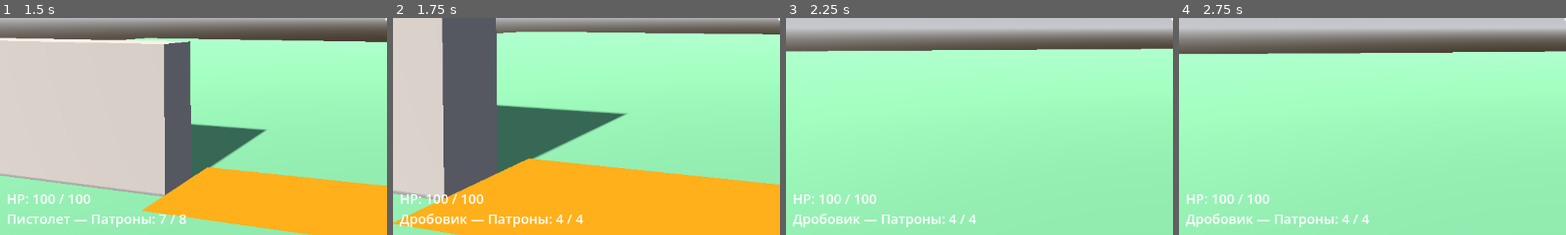
Above: before the commit, frames 1-4 (left to right).
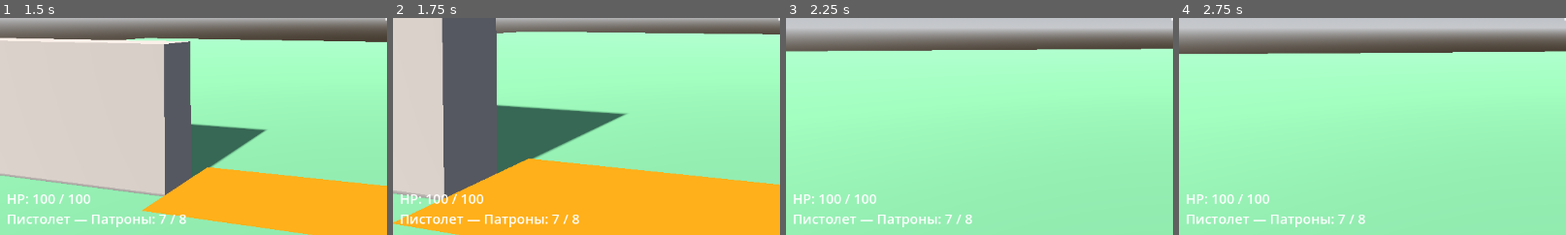
Above: after the commit, the same moments.

Repository: kem4ikkk/ubeziche
Game: Godot game, scene res://scenes/main.tscn
The game is run twice, just before and just after one commit, with the same random seed, the same clock (stepped at 60 frames per second) and the same inputs.
Inputs (mouse positions are % of the whole screen's width and height, from its top left):
- Up to frame 1 (1.5 s): tap Enter at 0.5 s; move the mouse to (55, 50) at 0.52 s; hold W from 0.53 s (still down); tap J at 0.6 s; click (55, 50) at 0.67 s; tap Space at 0.77 s; tap 1 at 0.8, 1.35 s; move the mouse to (45, 50) at 1.27 s
- Up to frame 2 (1.75 s): keep holding W; tap Space at 1.52 s; tap 2 at 1.55 s
- Up to frame 3 (2.25 s): keep holding W; move the mouse to (52, 48) at 2.02 s; tap 2 at 2.1 s
- Up to frame 4 (2.75 s): keep holding W; tap H at 2.3 s
The pictures show only the part of the screen within x 0-50%, y 50-100%; the shares and areas given below are measured in that part.

Frame 1 is identical in both runs. In frame 2, 1.2% of the frame differs, in the area x 1-50%, y 90-97%; in frame 3, 1.0%; in frame 4, 1.0%.

Commit message:
Деньги тратятся на оружие; в начале игры только пистолет (развитие 4.7.2)
В начале у игрока куплен только пистолет (player.gd: _owned стартует с
индексом 0). Каждое оружие получило цену (weapons[*].price: пистолет 0,
дробовик 50). Переключение на некупленное оружие (switch_weapon)
отклоняется; добавлены buy_weapon(index) — тратит деньги, помечает
купленным и сразу делает активным — и owns_weapon(index).

В мастерской добавлена клавиша J «купить оружие» (workshop.gd: buy_weapon
-> player.buy_weapon); подсказка верстака показывает название и цену
оружия (или «куплено»).

Авто-тест (debug_capture.gd): до покупки переключение на дробовик
отклоняется (остаётся пистолет), затем покупка за 50$ (60->10$) делает
дробовик активным, он стреляет (4/5), деньги списываются.

Co-Authored-By: Claude Opus 4.8 <noreply@anthropic.com>

Diff:
--- a/scripts/debug_capture.gd
+++ b/scripts/debug_capture.gd
@@ -73,14 +73,26 @@
 		await get_tree().create_timer(player.reload_time + 0.2).timeout
 		print("  player_ammo после перезарядки: ", player.current_ammo, " / ", player.magazine_size)
 
-	# 4.6) Виды оружия (Этап 4.6.2): переключаемся на дробовик и проверяем
-	# его параметры/обойму, затем возвращаемся на пистолет.
+	# 4.6) Виды оружия + покупка (Этап 4.6.2 / 4.7.2): в начале только пистолет.
+	# Сначала пробуем переключиться на дробовик БЕЗ покупки (должно отказать),
+	# затем покупаем его за деньги в мастерской и проверяем стрельбу.
 	if is_instance_valid(player) and player.has_method("switch_weapon"):
-		print("CLAUDE: переключаюсь на дробовик")
+		print("CLAUDE: пробую переключиться на дробовик ДО покупки")
 		player.switch_weapon(1)
-		print("  оружие: ", player.weapons[player.current_weapon_index].name,
-				", урон: ", player.damage, ", обойма: ", player.current_ammo, " / ", player.magazine_size,
-				", дальность: ", player.shoot_range)
+		print("  текущее оружие (ожидается Пистолет): ", player.weapons[player.current_weapon_index].name)
+		print("CLAUDE: покупаю дробовик в мастерской")
+		InventorySystem.add_money(60)  # в тесте денег к этому моменту мало — добавим
+		var workshop_w := get_tree().get_first_node_in_group("workshop")
+		var money_before_w := InventorySystem.get_money()
+		var bought_weapon := false
+		if workshop_w != null:
+			bought_weapon = workshop_w.buy_weapon()
+		else:
+			bought_weapon = player.buy_weapon(1)
+		print("  покупка дробовика: ", bought_weapon, " | деньги ", money_before_w, " → ",
+				InventorySystem.get_money(), "$ | оружие сейчас: ", player.weapons[player.current_weapon_index].name)
+		print("  параметры: урон ", player.damage, ", обойма ", player.current_ammo, " / ", player.magazine_size,
+				", дальность ", player.shoot_range)
 		print("CLAUDE: выстрел из дробовика")
 		player.shoot()
 		await get_tree().create_timer(0.1).timeout
@@ -120,7 +132,7 @@
 	# за убийство зомби, в мастерской их тратим. Методы дёргаем напрямую
 	# (в прогоне реальный ввод и зоны не работают).
 	print("CLAUDE: проверяю двойную экономику и мастерскую (4.7.2 / 4.7.3)")
-	print("  деньги после убийств зомби: ", InventorySystem.get_money(), "$")
+	print("  текущий баланс денег: ", InventorySystem.get_money(), "$")
 	var workshop := get_tree().get_first_node_in_group("workshop")
 	if workshop != null:
 		# Крафт стены из ресурсов (даём дерево, чтобы точно хватило).
--- a/scripts/player.gd
+++ b/scripts/player.gd
@@ -8,10 +8,10 @@
 ##   ЛКМ   — выстрел (если курсор захвачен) / захватить курсор
 ##   R     — перезарядка оружия
 ##   F     — отремонтировать ближайшую постройку (1 дерево → +15 HP)
-##   1/2   — переключить оружие (пистолет / дробовик)
+##   1/2   — переключить оружие (только купленное; в начале есть лишь пистолет)
 ##   Esc   — отпустить курсор
-## Крафт и магазин (клавиши C / G / H) теперь работают только рядом с
-## мастерской — см. scripts/workshop.gd (Этап 4.7.3).
+## Крафт и магазин (клавиши C / G / H / J) теперь работают только рядом с
+## мастерской — см. scripts/workshop.gd (Этап 4.7.3). Оружие покупается там же.
 
 signal ammo_changed(current: int, magazine: int)
 signal weapon_changed(weapon_name: String)
@@ -24,11 +24,14 @@
 # Виды оружия (Этап 4.6.2): пистолет — сбалансирован, дробовик — несколько
 # пуль с разбросом, больше урона вблизи, но короче дальность и меньше обойма.
 var weapons: Array[Dictionary] = [
-	{"name": "Пистолет", "damage": 10.0, "magazine_size": 8, "reload_time": 1.5, "range": 100.0, "pellets": 1, "spread": 0.0},
-	{"name": "Дробовик", "damage": 6.0, "magazine_size": 4, "reload_time": 2.2, "range": 20.0, "pellets": 5, "spread": 0.05},
+	{"name": "Пистолет", "damage": 10.0, "magazine_size": 8, "reload_time": 1.5, "range": 100.0, "pellets": 1, "spread": 0.0, "price": 0},
+	{"name": "Дробовик", "damage": 6.0, "magazine_size": 4, "reload_time": 2.2, "range": 20.0, "pellets": 5, "spread": 0.05, "price": 50},
 ]
 var current_weapon_index: int = 0
 var _ammo_in_weapon: Array[int] = []
+# Какое оружие уже куплено (Этап 4.7.2: деньги тратятся на оружие).
+# В начале игры у игрока только пистолет (индекс 0), остальное — за деньги.
+var _owned: Array[bool] = []
 
 # Текущее оружие (заполняется из weapons при инициализации/переключении)
 @export var damage: float = 10.0          # урон за выстрел (за пулю)
@@ -66,8 +69,10 @@
 	health.died.connect(_on_died)
 
 	# Инициализация оружия (Этап 4.6.2): у каждого оружия своя обойма.
-	for weapon in weapons:
-		_ammo_in_weapon.append(int(weapon.magazine_size))
+	# Стартует только пистолет (индекс 0), остальное покупается за деньги.
+	for i in weapons.size():
+		_ammo_in_weapon.append(int(weapons[i].magazine_size))
+		_owned.append(i == 0)
 	_apply_weapon(current_weapon_index)
 
 	ammo_changed.emit(current_ammo, magazine_size)
@@ -222,12 +227,38 @@
 	if _reloading:
 		print("CLAUDE: нельзя переключить оружие во время перезарядки")
 		return
+	if not _owned[index]:
+		print("CLAUDE: оружие ", weapons[index].name, " ещё не куплено")
+		return
 
 	_ammo_in_weapon[current_weapon_index] = current_ammo
 	_apply_weapon(index)
 	ammo_changed.emit(current_ammo, magazine_size)
 	weapon_changed.emit(weapons[current_weapon_index].name)
 	print("CLAUDE: оружие переключено на ", weapons[current_weapon_index].name)
+
+
+## Куплено ли оружие с индексом index (Этап 4.7.2).
+func owns_weapon(index: int) -> bool:
+	return index >= 0 and index < _owned.size() and _owned[index]
+
+
+## Покупка оружия за деньги (Этап 4.7.2): доступно в мастерской.
+## Возвращает true при успешной покупке; купленное сразу делаем активным.
+func buy_weapon(index: int) -> bool:
+	if index < 0 or index >= weapons.size():
+		return false
+	if _owned[index]:
+		print("CLAUDE: оружие ", weapons[index].name, " уже куплено")
+		return false
+	var price: int = int(weapons[index].get("price", 0))
+	if not InventorySystem.spend_money(price):
+		print("CLAUDE: не хватает денег на ", weapons[index].name, " (нужно ", price, "$)")
+		return false
+	_owned[index] = true
+	print("Куплено оружие: ", weapons[index].name, " за ", price, "$")
+	switch_weapon(index)
+	return true
 
 
 ## Применяет параметры оружия с индексом index как текущие.
--- a/scripts/workshop.gd
+++ b/scripts/workshop.gd
@@ -5,6 +5,7 @@
 ##   C — скрафтить стену из ресурсов (2 дерева → 1 стена)   [ресурсная экономика]
 ##   G — купить стену за деньги                              [денежная экономика]
 ##   H — купить лечение за деньги (+HP)                      [денежная экономика]
+##   J — купить оружие за деньги (дробовик)                  [денежная экономика]
 ##
 ## Так замыкаются обе ветки экономики (Этап 4.7.2): дерево/камень тратятся
 ## на крафт, а деньги (капают за убийство зомби) — на покупки в мастерской.
@@ -12,6 +13,7 @@
 @export var buy_wall_cost: int = 25     # цена стены за деньги
 @export var heal_cost: int = 30         # цена одной покупки лечения
 @export var heal_amount: float = 25.0   # сколько HP даёт покупка лечения
+@export var weapon_for_sale_index: int = 1  # какое оружие продаёт верстак (1 — дробовик)
 
 var _player_inside: bool = false
 var _capture_mode: bool = false
@@ -52,6 +54,8 @@
 				buy_wall()
 			KEY_H:
 				buy_heal()
+			KEY_J:
+				buy_weapon()
 
 
 ## Крафт стены из ресурсов (дерево). Возвращает true при успехе.
@@ -91,13 +95,33 @@
 	return false
 
 
+## Покупка оружия за деньги — цену и владение считает сам игрок.
+func buy_weapon() -> bool:
+	var player := get_tree().get_first_node_in_group("player")
+	if not is_instance_valid(player) or not player.has_method("buy_weapon"):
+		return false
+	return player.buy_weapon(weapon_for_sale_index)
+
+
 ## Подсказка над верстаком: ярче, когда игрок рядом.
 func _update_prompt() -> void:
 	if prompt == null:
 		return
 	if _player_inside:
-		prompt.text = "МАСТЕРСКАЯ\n[C] стена (2 дерева)\n[G] стена (%d$)\n[H] лечение (%d$)" % [buy_wall_cost, heal_cost]
+		prompt.text = "МАСТЕРСКАЯ\n[C] стена (2 дерева)\n[G] стена (%d$)\n[H] лечение (%d$)\n[J] %s" % [
+				buy_wall_cost, heal_cost, _weapon_offer_text()]
 		prompt.modulate = Color(1, 1, 1)
 	else:
 		prompt.text = "Мастерская\n(подойдите ближе)"
 		prompt.modulate = Color(0.7, 0.7, 0.7)
+
+
+## Текст предложения оружия для подсказки: название + цена (или «куплено»).
+func _weapon_offer_text() -> String:
+	var player := get_tree().get_first_node_in_group("player")
+	if is_instance_valid(player) and "weapons" in player and weapon_for_sale_index < player.weapons.size():
+		var w: Dictionary = player.weapons[weapon_for_sale_index]
+		if player.has_method("owns_weapon") and player.owns_weapon(weapon_for_sale_index):
+			return "%s (куплено)" % w.name
+		return "%s (%d$)" % [w.name, int(w.get("price", 0))]
+	return "оружие"
Not shown, changed: docs/PROGRESS.md
